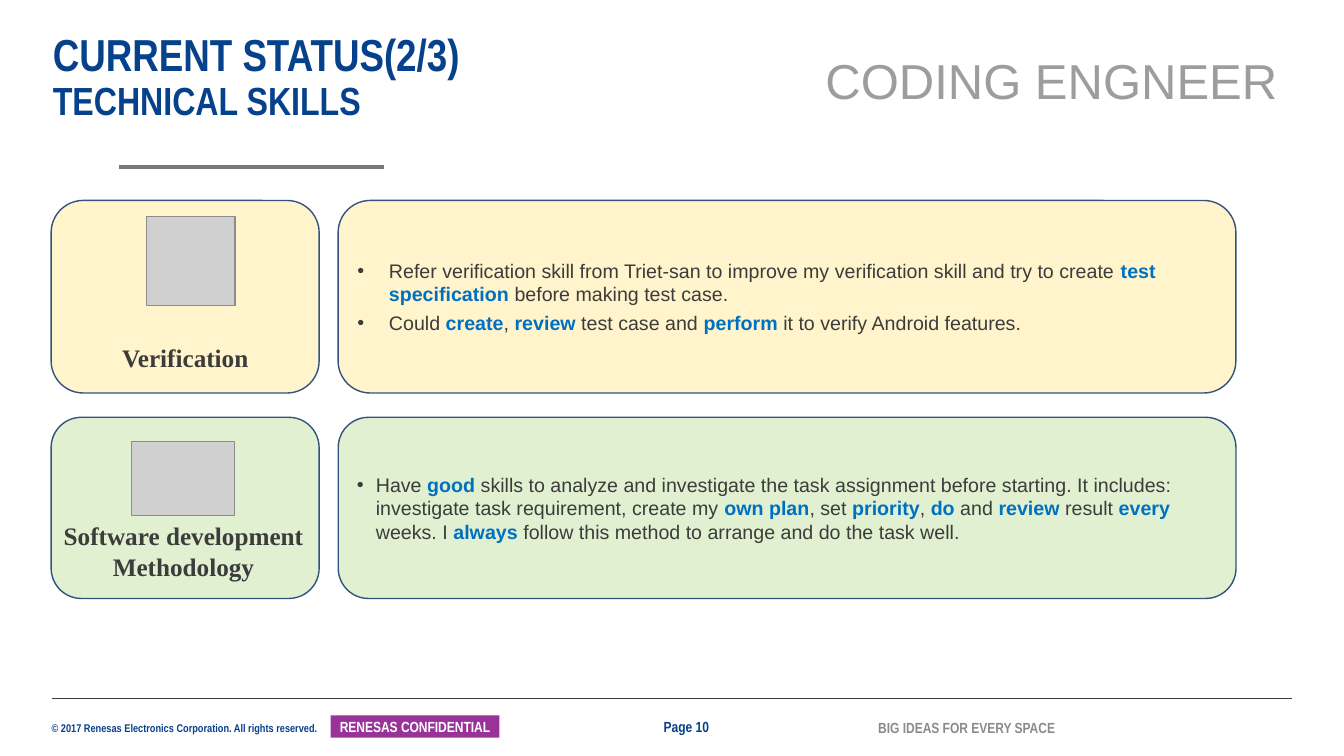
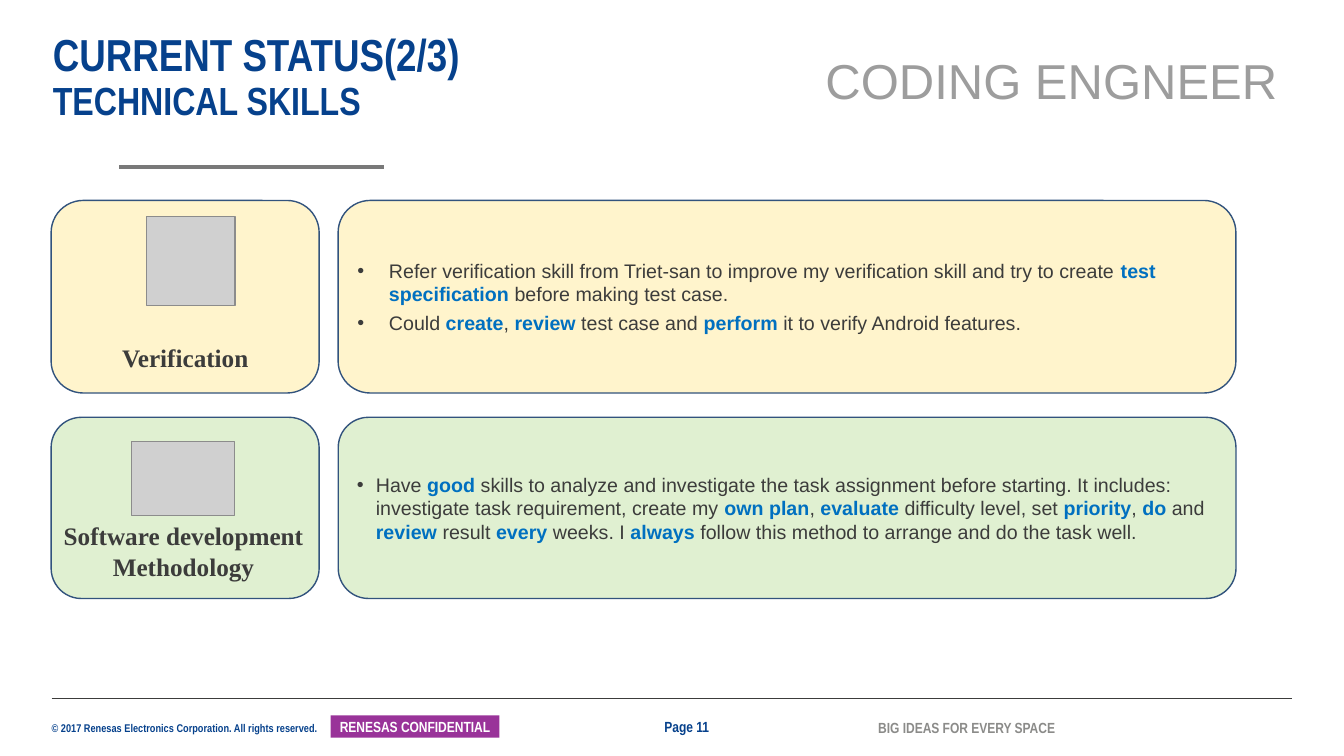
Before and after one commit to tranchikha/myapplication, a slide deck: slide 11 of LAST_TERM/2042_TranChiKha_SS32_MentorMentee_26G.pptx (slide 10 before the commit). Drawn at 1344x756 pixels with LibreOffice and Linux fonts; fonts in the diff are those of the drawing; grey boxes stand for pictures; background and template pictures are left out. Boxes give left, top, right and bottom in pixels: in the first picture for what was removed or moved away, otherwise in the second. Text is boxed around its words. In the diff, an @@ line names an element or a change of style, - is before the commit and + after.

```diff
--- a/LAST_TERM/2042_TranChiKha_SS32_MentorMentee_26G.pptx
+++ b/LAST_TERM/2042_TranChiKha_SS32_MentorMentee_26G.pptx
@@ text in rounded rectangle at (x1=376, y1=477, x2=1205, y2=543): text changed @@
-• Have good skills to analyze and investigate the task assignment before starting. It includes: investigate task requirement, create my own plan, set priority, do and review result every weeks. I always follow this method to arrange and do the task well.
+• Have good skills to analyze and investigate the task assignment before starting. It includes: investigate task requirement, create my own plan, evaluate difficulty level, set priority, do and review result every weeks. I always follow this method to arrange and do the task well.
@@ page number at (x1=664, y1=722, x2=709, y2=735): text changed @@
-Page 10
+Page 11
```
Also in this commit, not shown: 11 other slides changed, 1 slide added, 1 other file.
